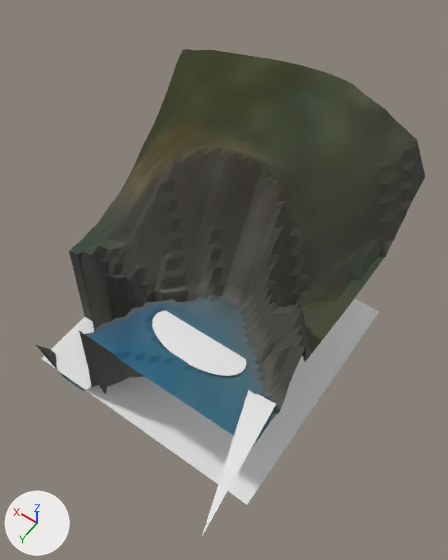
An edit to the glTF model eloria-assets/maps/continent-v2/reedfall/client/chunks/10_09/world.glb, drawn before and after from the same camera.
Camera for both pictures: a 50 mm lens placed at (-52.4, 144.9, 207.8), pointed at (24.0, 37.9, 39.6). Every picture has the same lights, and +X, +Y and +Z are marked at lower left. The first picture is the older version. Where no turn or scale is listed for an object, it has been applied to the vertices. Vertices at exactly the same position are counted once.

The scene before the commit, as lines of its bpy script (objects in view):
```python
me_authoredground_reedfallbase_reedfall_10_09 = bpy.data.meshes.new('AuthoredGround_reedfallBase_reedfall_10_09')
me_authoredground_reedfallbase_reedfall_10_09.from_pydata(...)  # 2401 vertices, 4608 faces; spans x 1587.0..1683.0, y -7415.0..-7319.0, z -23.8..95.8
me_authoredground_reedfallbase_reedfall_10_09.materials.append(mat_authored_reedfallbase)  # its picture is missing
me_terrain_reedfall_10_09 = bpy.data.meshes.new('Terrain_reedfall_10_09')
me_terrain_reedfall_10_09.from_pydata(...)  # 2401 vertices, 4608 faces; spans x 1587.0..1683.0, y -7415.0..-7319.0, z -23.8..95.8
me_terrain_reedfall_10_09.materials.append(mat_continental_ground)  # its picture is missing
me_water_reedfall_10_09 = bpy.data.meshes.new('Water_reedfall_10_09')
me_water_reedfall_10_09.from_pydata(...)  # 105 vertices, 100 faces; spans x 1584.0..1683.0, y -7415.0..-7292.2, z 0.0..47.6
me_water_reedfall_10_09.materials.append(mat_water_sea)  # its picture is missing
ob_authoredground_reedfallbase_reedfall_10_09 = bpy.data.objects.new('AuthoredGround_reedfallBase_reedfall_10_09', me_authoredground_reedfallbase_reedfall_10_09)
ob_authoredground_reedfallbase_reedfall_10_09.location = (-1606.0, 7404.0, 0.0)
ob_terrain_reedfall_10_09 = bpy.data.objects.new('Terrain_reedfall_10_09', me_terrain_reedfall_10_09)
ob_terrain_reedfall_10_09.location = (-1606.0, 7404.0, 0.0)
ob_water_reedfall_10_09 = bpy.data.objects.new('Water_reedfall_10_09', me_water_reedfall_10_09)
ob_water_reedfall_10_09.location = (-1606.0, 7404.0, 0.0)
```
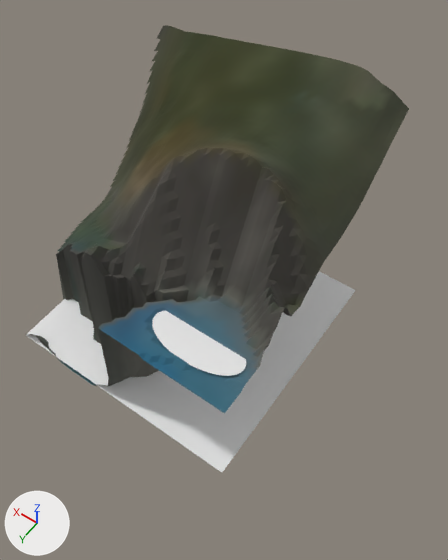
Where the change shows, as pixel boxes (x1, y1, x2, y2) in the pictures (448 x 560 px; the box of a moved part takes in the faces that stretch with it):
'AuthoredGround_reedfallBase_reedfall_10_09', reshaped: before (36, 49, 425, 447); after (28, 25, 409, 410)
'Water_reedfall_10_09', reshaped (15% shorter): before (42, 299, 379, 536); after (26, 271, 356, 472)
part 1 of me_terrain_reedfall_10_09, moved or reshaped: before (44, 331, 305, 430); after (29, 109, 409, 413)
part 2 of me_water_reedfall_10_09, moved or reshaped: before (42, 299, 379, 504); after (26, 271, 356, 472)
part 3 of me_water_reedfall_10_09, deleted: before (202, 390, 276, 536)
part 4 of me_authoredground_reedfallbase_reedfall_10_09, moved or reshaped: before (36, 125, 425, 447); after (28, 25, 409, 349)

The change in detail:
me_terrain_reedfall_10_09 is used by ob_terrain_reedfall_10_09; location (-1606.0, 7404.0, 0.0).
me_terrain_reedfall_10_09 had 2401 vertices, 4608 faces and spanned x 1587.0..1683.0, y -7415.0..-7319.0, z -23.8..95.8.
me_terrain_reedfall_10_09 now has 2401 vertices, 4608 faces and spans x 1599.0..1695.0, y -7419.0..-7323.0, z -23.8..99.1.
me_terrain_reedfall_10_09 part 1: 2401 of 2401 vertices moved; they spanned x 1587.0..1683.0, y -7415.0..-7319.0, z -23.8..95.8 and now span x 1599.0..1695.0, y -7419.0..-7323.0, z -23.8..99.1; mean shift (12.0, -4.0, -0.2).
me_water_reedfall_10_09 is used by ob_water_reedfall_10_09; location (-1606.0, 7404.0, 0.0).
me_water_reedfall_10_09 had 105 vertices, 100 faces and spanned x 1584.0..1683.0, y -7415.0..-7292.2, z 0.0..47.6.
me_water_reedfall_10_09 now has 101 vertices, 98 faces and spans x 1600.0..1696.0, y -7419.0..-7323.0, z 0.0..47.6.
me_water_reedfall_10_09 part 2: the loose piece of 4 vertices spanning x 1587.0..1683.0, y -7415.0..-7319.0, z 0.0 is moved by (13.0, -4.0, 0.0).
me_water_reedfall_10_09 part 3: the loose piece of 4 vertices spanning x 1584.0..1597.4, y -7333.4..-7292.2, z 47.6 is deleted.
me_authoredground_reedfallbase_reedfall_10_09 is used by ob_authoredground_reedfallbase_reedfall_10_09; location (-1606.0, 7404.0, 0.0).
me_authoredground_reedfallbase_reedfall_10_09 had 2401 vertices, 4608 faces and spanned x 1587.0..1683.0, y -7415.0..-7319.0, z -23.8..95.8.
me_authoredground_reedfallbase_reedfall_10_09 now has 2448 vertices, 4608 faces and spans x 1599.0..1697.0, y -7419.0..-7323.0, z -23.8..99.1.
me_authoredground_reedfallbase_reedfall_10_09 part 4: 381 vertices removed from x 1587.0..1683.0, y -7415.0..-7319.0, z -3.0..87.4; 428 vertices added at x 1599.0..1697.0, y -7419.0..-7323.0, z -2.8..99.1.
